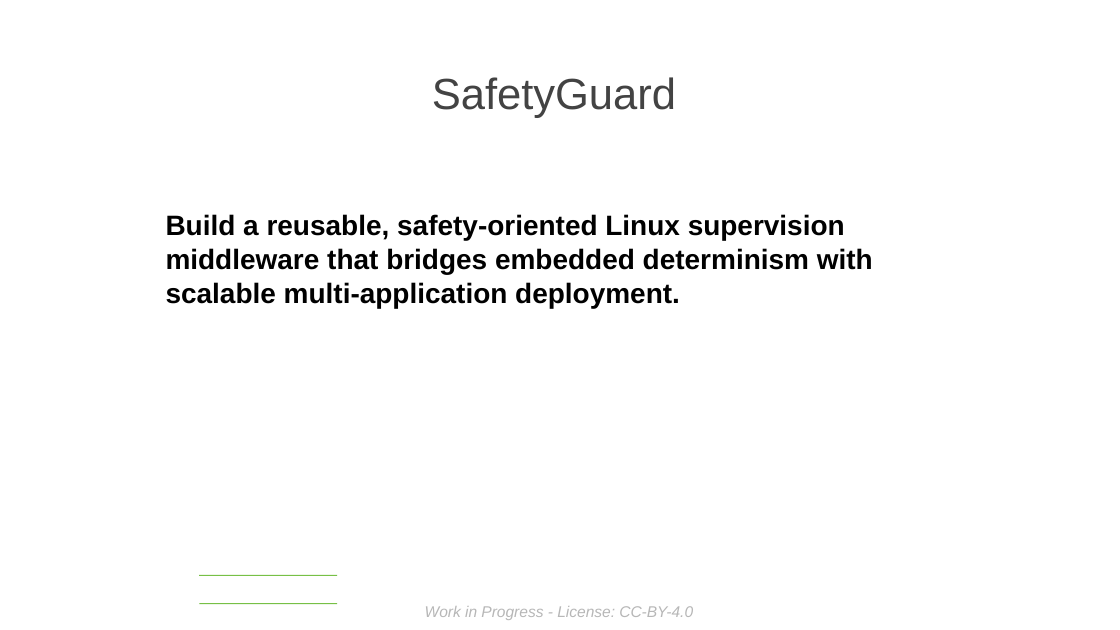
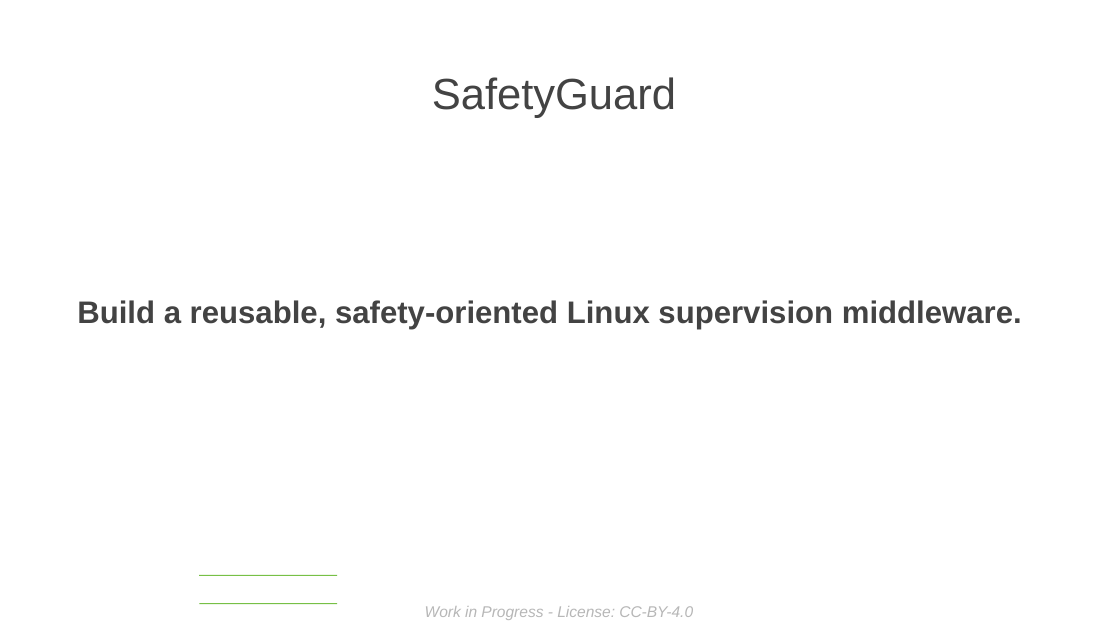
Before and after one commit to sduraiengineer/safetyguard, a slide deck: slide 24 of doc/ELISA Presentation MASTER for Workshop - London 2026.odp (slide 21 before the commit). Drawn at 1120x630 pixels with LibreOffice and Linux fonts; fonts in the diff are those of the drawing; background and template pictures are left out. Boxes give left, top, right and bottom in pixels: in the first picture for what was removed or moved away, otherwise in the second. Text is boxed around its words. In the diff, an @@ line names an element or a change of style, - is before the commit and + after.

```diff
--- a/doc/ELISA Presentation MASTER for Workshop - London 2026.odp
+++ b/doc/ELISA Presentation MASTER for Workshop - London 2026.odp
@@ text at (77, 300, 1022, 329): text changed; size 18 to 20 pt; text colour #000000 to #434343 @@
-Build a reusable, safety-oriented Linux supervision middleware that bridges embedded determinism with scalable multi-application deployment.
+Build a reusable, safety-oriented Linux supervision middleware.
```
Also in this commit, not shown: 16 other slides changed, 1 slide added, 1 slide removed, 2 other files.
